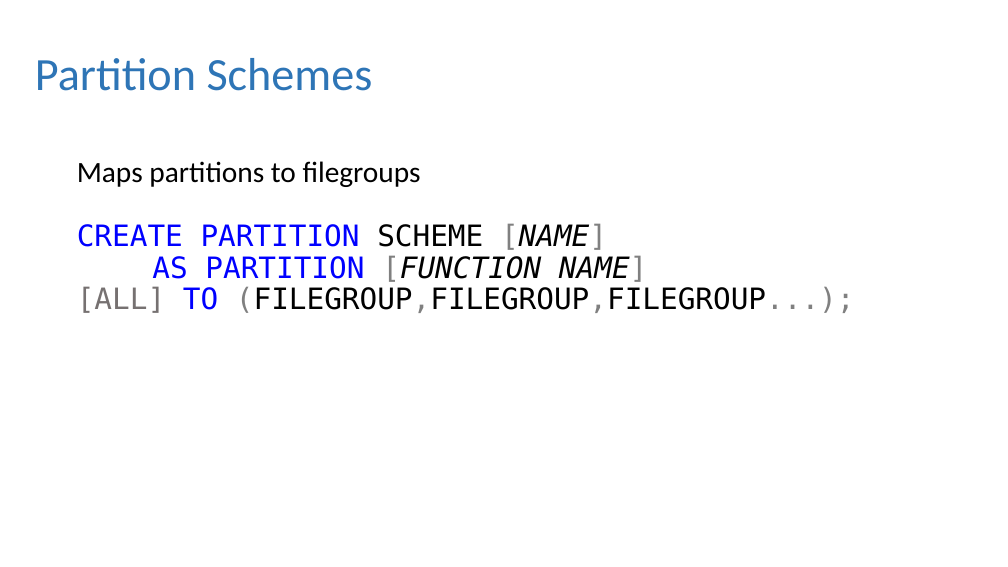
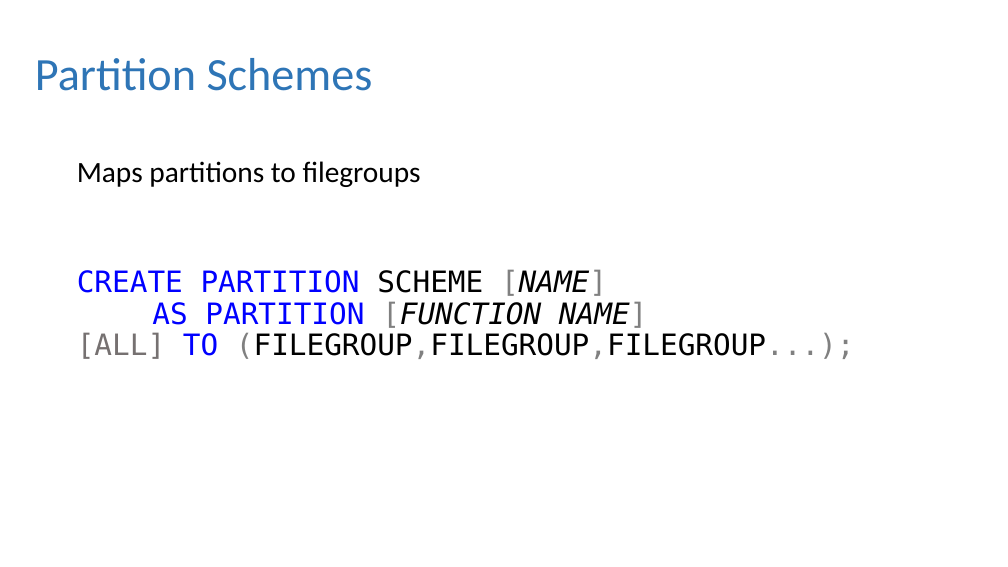
Before and after one commit to dbafromthecold/IntroToPartitioning, a slide deck: slide 12 of Intro to Partitioning.pptx. Drawn at 1008x567 pixels with LibreOffice and Linux fonts; fonts in the diff are those of the drawing; background and template pictures are left out. Boxes give left, top, right and bottom in pixels: in the first picture for what was removed or moved away, otherwise in the second. Text is boxed around its words. In the diff, an @@ line names an element or a change of style, - is before the commit and + after.

```diff
--- a/Intro to Partitioning.pptx
+++ b/Intro to Partitioning.pptx
@@ text at bbox=[77, 161, 855, 359]: text changed @@
-Maps partitions to filegroups
-CREATE PARTITION SCHEME [NAME]
-AS PARTITION [FUNCTION NAME]
-[ALL] TO (FILEGROUP,FILEGROUP,FILEGROUP...);
+Maps partitions to filegroups
+CREATE PARTITION SCHEME [NAME]
+AS PARTITION [FUNCTION NAME]
+[ALL] TO (FILEGROUP,FILEGROUP,FILEGROUP...);
```
Also in this commit, not shown: 1 other slide changed.
